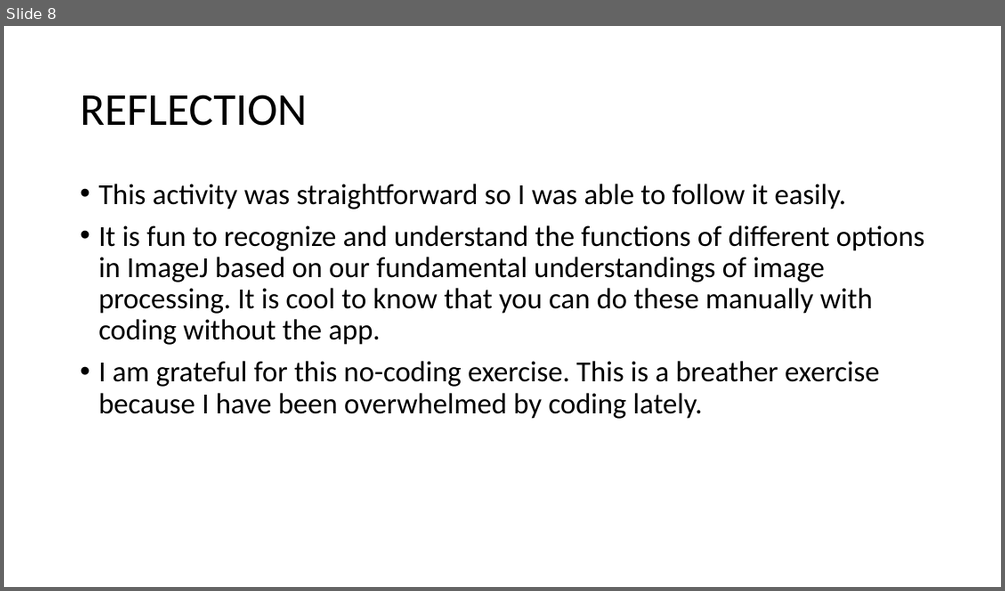
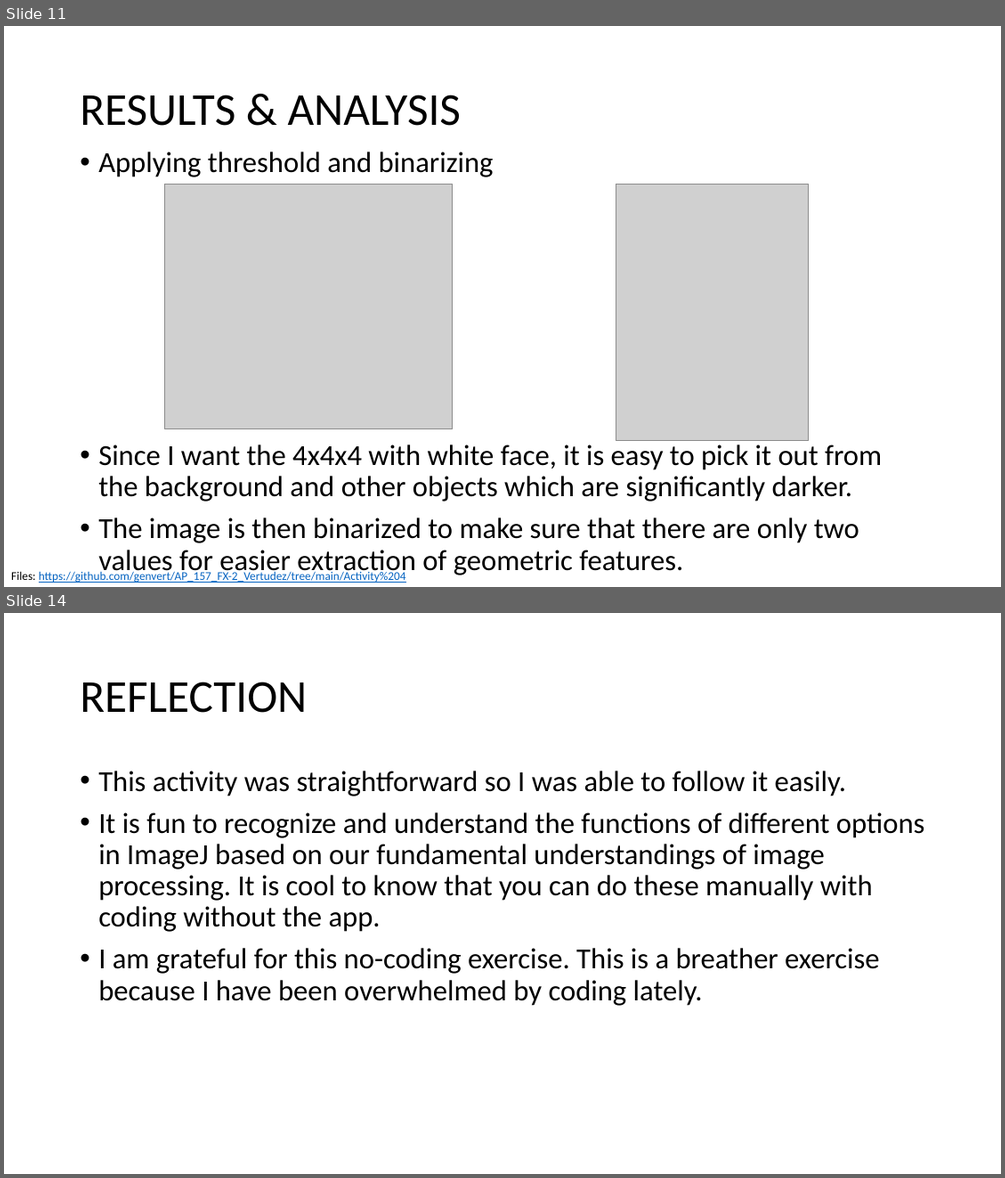
Before and after one commit to genvert/AP_157_FX-2_Vertudez, a slide deck: Activity 4/Vertudez_Activity_4_Report.pptx. Shown one above the other, each under a label of ours: slide 8 before the commit, slides 11 and 14 after it; the slides between them are not shown. The pictures are 1005x591 and 1005x1178 pixels, drawn with LibreOffice and Linux fonts; fonts in the diff are those of the drawing; grey boxes stand for pictures. Boxes give left, top, right and bottom in pixels: in the first picture for what was removed or moved away, otherwise in the second. Text is boxed around its words. In the diff, an @@ line names an element or a change of style, - is before the commit and + after.

```diff
--- a/Activity 4/Vertudez_Activity_4_Report.pptx
+++ b/Activity 4/Vertudez_Activity_4_Report.pptx
@@ slide 11 added at [4, 26, 1001, 587], background #FFFFFF @@
@@ title added at [80, 95, 461, 126], 44 pt, text #000000 @@
+RESULTS & ANALYSIS
@@ text added at [98, 151, 882, 577], 28 pt, text #000000 @@
+• Applying threshold and binarizing
+• Since I want the 4x4x4 with white face, it is easy to pick it out from the background and other objects which are significantly darker.
+• The image is then binarized to make sure that there are only two values for easier extraction of geometric features.
@@ picture added at [165, 184, 453, 429] @@
@@ picture added at [616, 184, 809, 440] @@
@@ text added at [11, 570, 406, 582], 11.4 pt, text #0563C1, underline @@
+Files: https://github.com/genvert/AP_157_FX-2_Vertudez/tree/main/Activity%204
@@ what was slide 8 is now slide 14 @@
```
Also in this commit, not shown: 2 slides changed, 6 other slides added, 10 other files.
